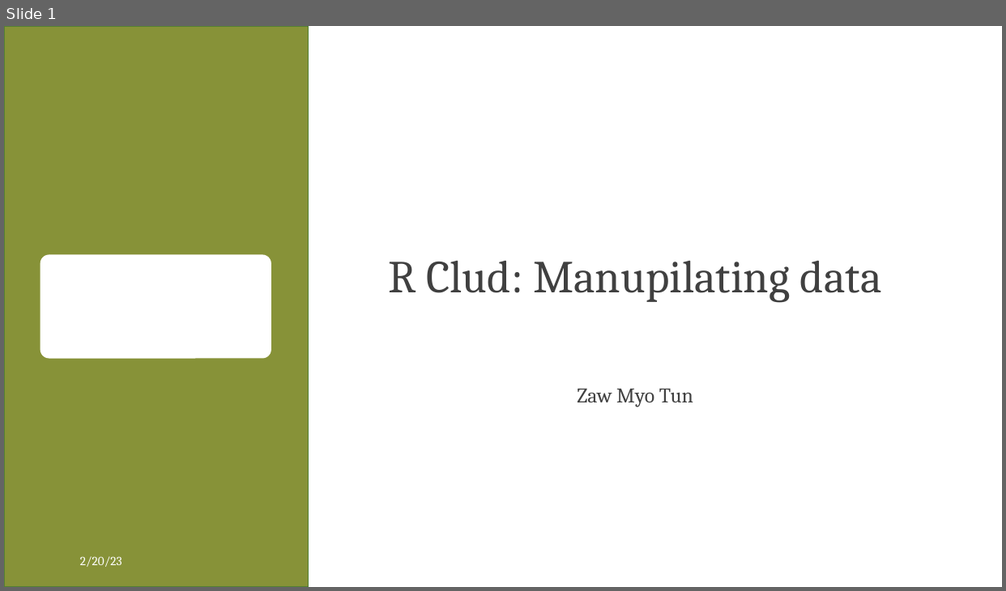
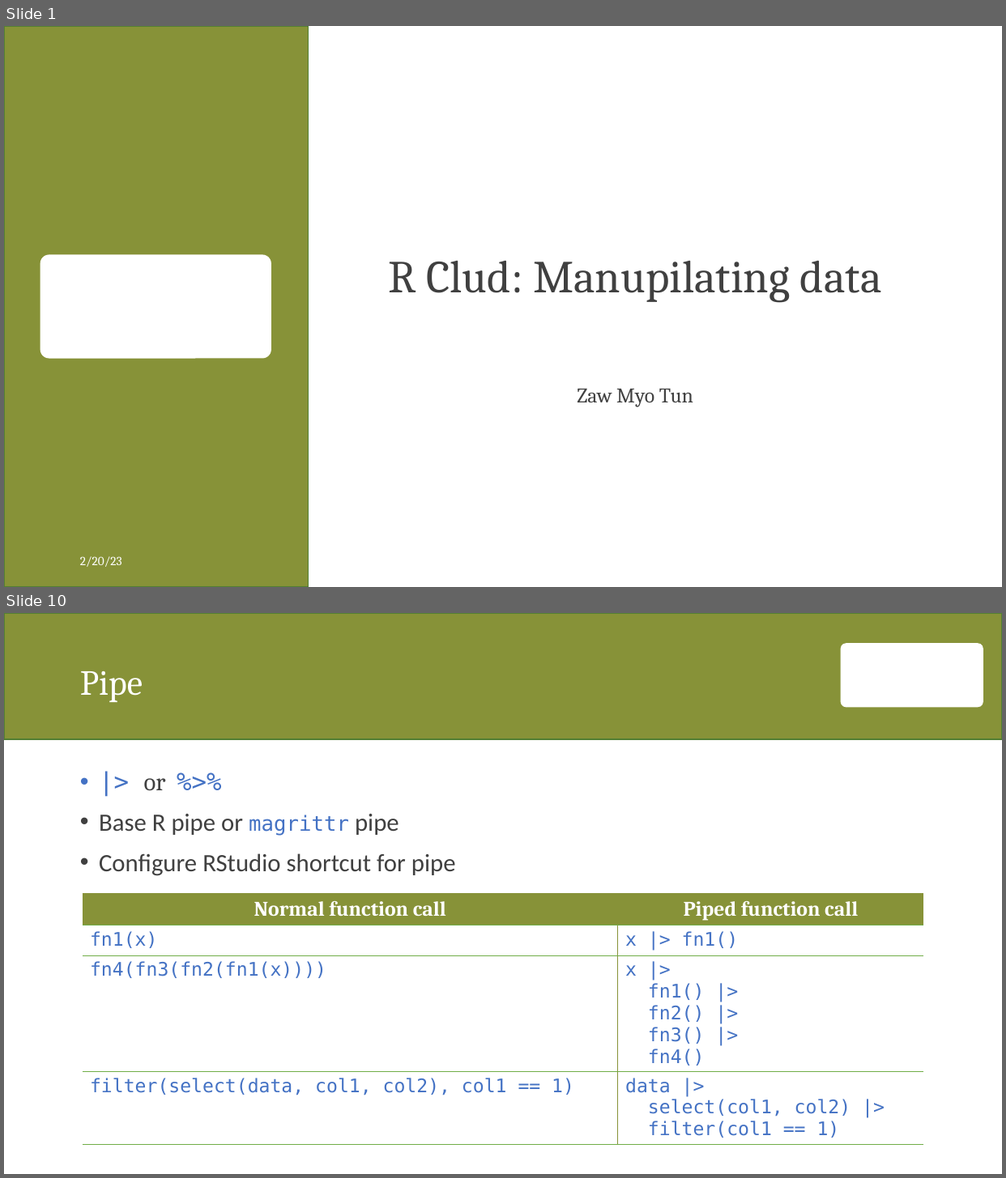
Before and after one commit to zawmtun/r_club, a slide deck: ex/03_manipulating_data.pptx. Shown one above the other, each under a label of ours: slide 1 before the commit, slides 1 and 10 after it; the slides between them are not shown. The pictures are 1006x591 and 1006x1178 pixels, drawn with LibreOffice and Linux fonts; fonts in the diff are those of the drawing; background and template pictures are left out. Boxes give left, top, right and bottom in pixels: in the first picture for what was removed or moved away, otherwise in the second. Text is boxed around its words. In the diff, an @@ line names an element or a change of style, - is before the commit and + after.

Commit message:
add details to 03_manipulating_data.pptx

```diff
--- a/ex/03_manipulating_data.pptx
+++ b/ex/03_manipulating_data.pptx
@@ slide 10 added at [4,613,1002,1174], background #FFFFFF @@
@@ rectangle added at [4,613,1002,739], fill #879238, outline #538035 1 pt @@
@@ rounded rectangle added at [841,643,984,707], fill #FFFFFF @@
@@ title added at [80,671,143,702], 34 pt, text #FFFFFF @@
+Pipe
@@ text added at [99,778,456,876], 24 pt, text #404040 @@
+• |> or %>%
+• Base R pipe or magrittr pipe
+• Configure RStudio shortcut for pipe
@@ table added at [83,894,923,1152], 4 rows, 2 columns @@
+Normal function call | Piped function call
+fn1(x) | x |> fn1()
+fn4(fn3(fn2(fn1(x)))) | x |> / fn1() |> / fn2() |> / fn3() |> / fn4()
+filter(select(data, col1, col2), col1 == 1) | data |> / select(col1, col2) |> / filter(col1 == 1)
```
Also in this commit, not shown: 1 slide changed, 13 other slides added, 2 other files.
